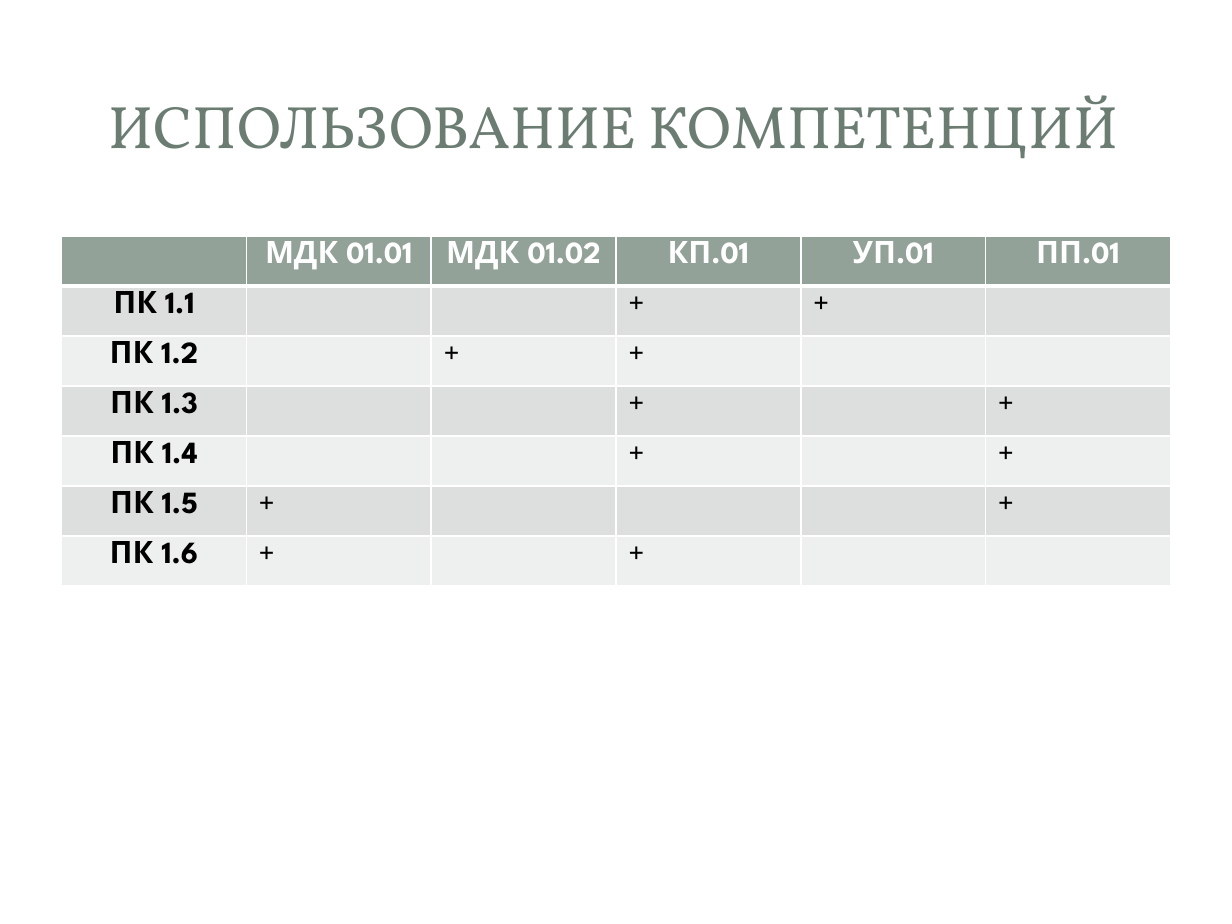
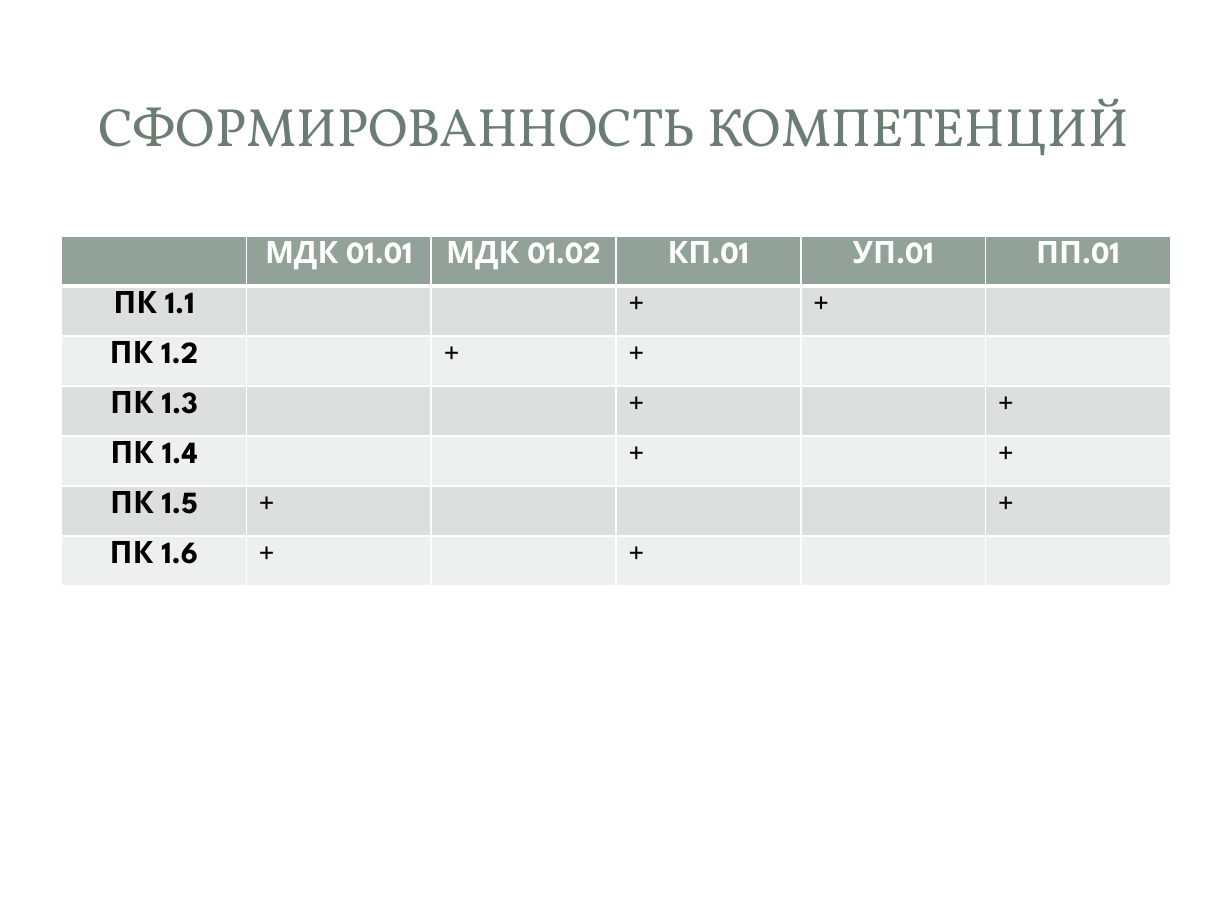
Before and after one commit to prog-kkkmt/p1-17, a slide deck: slide 2 of Модульный экзамен/ПрезентацияМодульныйЭкзамен_Богомолов_П1-17.pptx. Drawn at 1232x924 pixels with LibreOffice and Linux fonts; fonts in the diff are those of the drawing; background and template pictures are left out. Boxes give left, top, right and bottom in pixels: in the first picture for what was removed or moved away, otherwise in the second. Text is boxed around its words. In the diff, an @@ line names an element or a change of style, - is before the commit and + after.

Commit message:
fix

```diff
--- a/Модульный экзамен/ПрезентацияМодульныйЭкзамен_Богомолов_П1-17.pptx
+++ b/Модульный экзамен/ПрезентацияМодульныйЭкзамен_Богомолов_П1-17.pptx
@@ title at (99, 98, 1129, 155): text changed; size 35 to 31.5 pt @@
-ИСПОЛЬЗОВАНИЕ КОМПЕТЕНЦИЙ
+СФОРМИРОВАННОСТЬ КОМПЕТЕНЦИЙ
```
